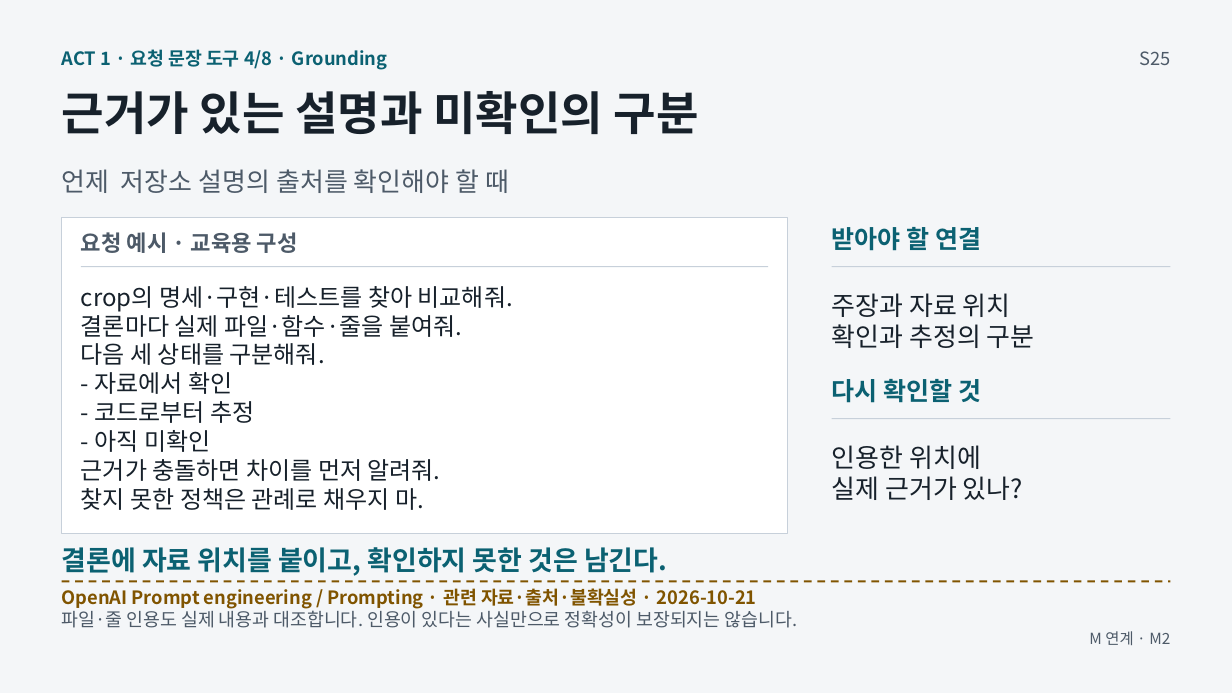
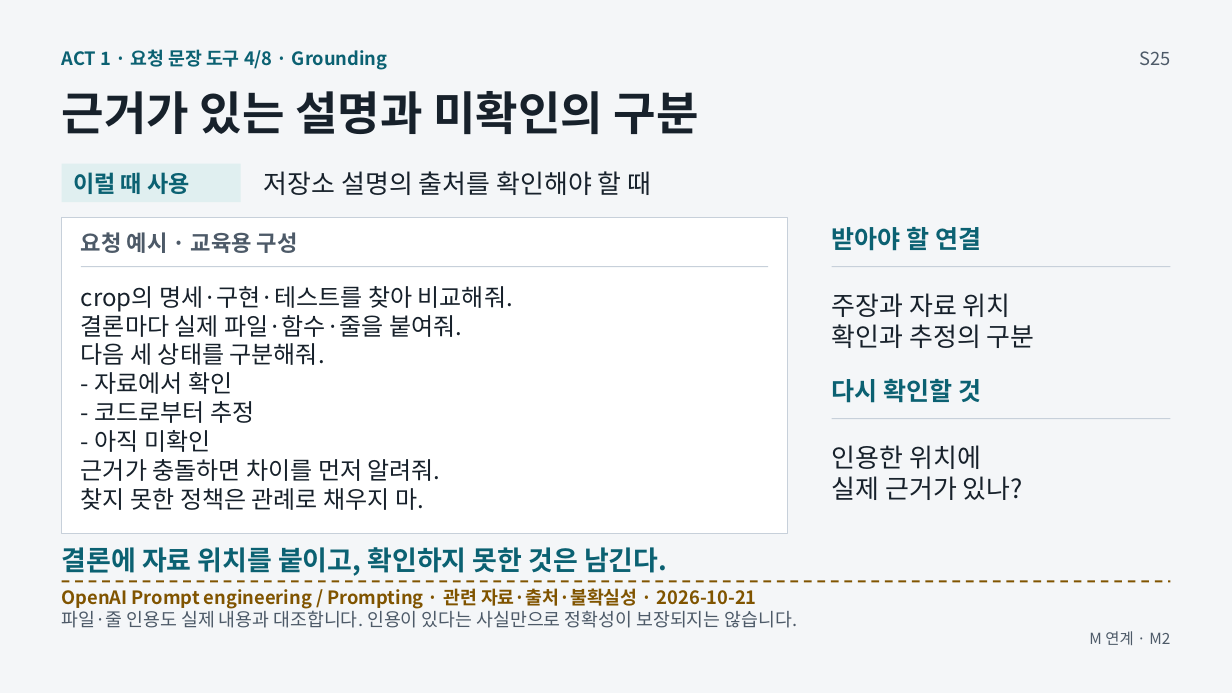
Before and after one commit to GideokKim/ai-dev-training, a slide deck: slide 15 of production/ACT_1.pptx. Drawn at 1232x693 pixels with LibreOffice and Linux fonts; fonts in the diff are those of the drawing. Boxes give left, top, right and bottom in pixels: in the first picture for what was removed or moved away, otherwise in the second. Text is boxed around its words. In the diff, an @@ line names an element or a change of style, - is before the commit and + after.

```diff
--- a/production/ACT_1.pptx
+++ b/production/ACT_1.pptx
@@ rectangle added at [62,164,241,202], fill #E0EFF0 @@
@@ text added at [73,172,190,194], 18 pt, text #0B6172, bold @@
+이럴 때 사용
@@ text at [264,171,652,195]: text changed; text colour #4D5A68 to #17212B @@
-언제 저장소 설명의 출처를 확인해야 할 때
+저장소 설명의 출처를 확인해야 할 때
```
Also in this commit, not shown: 7 other slides changed, 31 other files.
